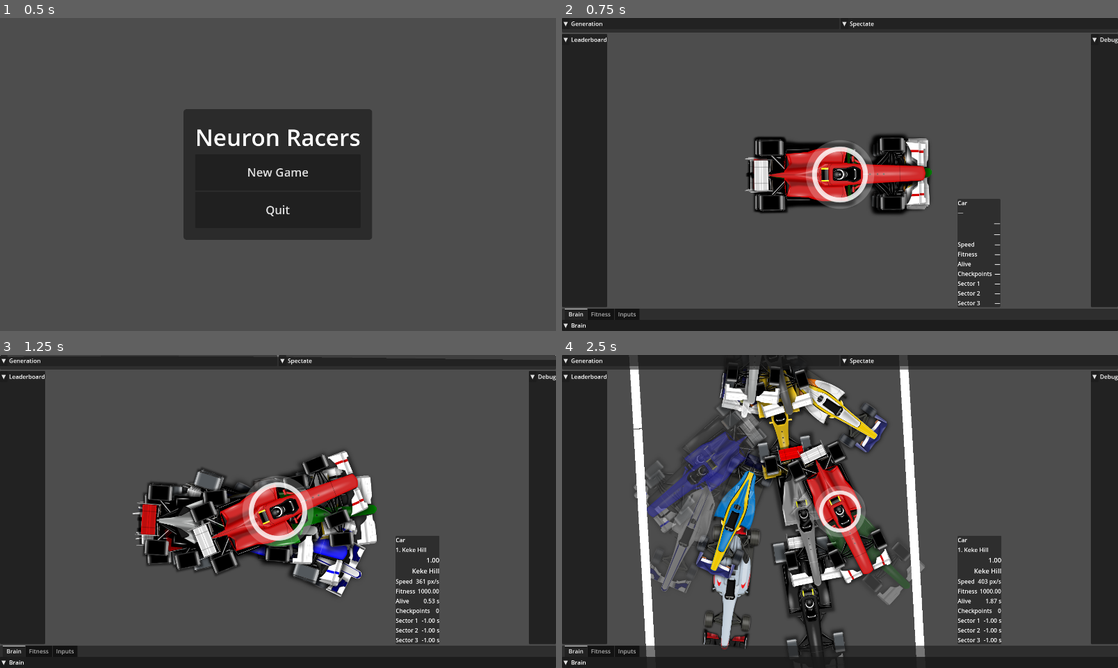
Above: before the commit, frames 1-4 (two rows, left to right).
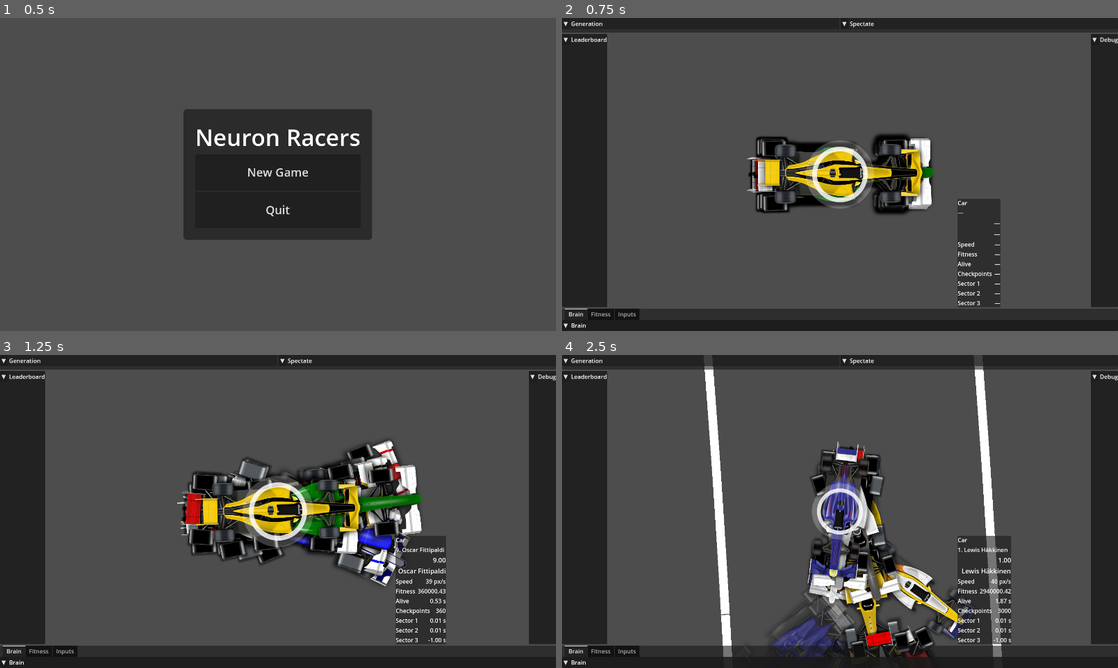
Above: after the commit, the same moments.

Repository: VitorMPCastro/NeuronRacers
Game: Godot game, scene res://scenes/ui/mainMenu.tscn
The game is run twice, just before and just after one commit, with the same random seed, the same clock (stepped at 60 frames per second) and the same inputs.
Inputs (mouse positions are in pixels of both pictures, inside the frame that each line leads up to):
- Up to frame 1 (0.5 s): no input
- Up to frame 2 (0.75 s): click "New Game" at 0.5 s
- Up to frame 3 (1.25 s): no input
- Up to frame 4 (2.5 s): tap Enter at 1.25 s; move the mouse to (962, 495) at 1.27 s; hold Up (ui_up) 1.28-2 s; hold Q 1.28-2 s; click (962, 495) at 1.42 s; drag from (728, 527) to (840, 511) at 2.02 s

Frame 1 is identical in both runs. In frame 2, 5.0% of the frame differs, in the area x 32-67%, y 37-63%; in frame 3, 16%; in frame 4, 29%, in the area x 12-81%, y 0-97%.
Error before the commit: Invalid call. Nonexistent function 'get_point_progress_walk' in base 'Nil'. (res://scripts/manager/raceProgressionManager.gd:237)

Commit message:
feat: Enhance race progression management with improved checkpoint handling and sector timing logic. Checkpoints are still bugged

Diff:
--- a/scripts/manager/raceProgressionManager.gd
+++ b/scripts/manager/raceProgressionManager.gd
@@ -10,6 +10,8 @@
 
 # Prebaked sector gates (bases in [0, track_length))
 var _sector_gates: Array = []  # [{ i:int (1-based), start: float, end: float }]
+var _lap_start_sector_index: int = -1      # NEW: sector whose start is the lap line
+const BASE_EPS := 1e-4
 
 @export var track_path: NodePath
 @export var track_data_path: NodePath
@@ -66,7 +68,7 @@
 	_dbg_print("exit_tree; singleton cleared")
 
 func _ready() -> void:
-	# keep your existing _bind_track_refs/_rebuild_cache as-is
+	_bind_track_refs()  # ensure bound before cache/rebuild
 	if track and track.has_signal("track_built") and not track.track_built.is_connected(_on_track_built):
 		track.track_built.connect(_on_track_built)
 	_rebuild_cache()
@@ -74,6 +76,12 @@
 
 func _physics_process(_dt: float) -> void:
 	_dbg_prints_left = debug_prints_per_frame
+	# Ensure refs are bound; bail early if not
+	if track_data == null or track == null:
+		_bind_track_refs()
+		if track_data == null or track == null:
+			_dbg_print("skipping tick: track/track_data not bound yet")
+			return
 	# Drain up to budget from _pending_latest
 	if _pending_latest.is_empty():
 		return
@@ -91,7 +99,6 @@
 			continue
 		var pos: Vector2 = rec.get("pos", Vector2.ZERO)
 		var t: float = float(rec.get("t", GameManager.global_time))
-		# Process a single car’s progress
 		_process_progress_for(car, pos, t)
 		processed += 1
 	if processed > 0:
@@ -108,6 +115,8 @@
 			track_data = (track as Node).find_child("TrackData", true, false) as TrackData
 		if track_data == null:
 			track_data = get_tree().get_first_node_in_group("track_data") as TrackData
+	if debug_sector_timing:
+		_dbg_print("bind refs: track=" + str(track) + " track_data=" + str(track_data))
 
 func _on_track_built() -> void:
 	_dbg_print("track_built signal")
@@ -118,12 +127,13 @@
 	_checkpoints_progress = PackedFloat32Array()
 	track_length = 0.0
 
-	if track_data == null:
+	if track_data == null or track == null:
+		_dbg_print("rebuild skipped: missing track/track_data")
 		return
 	if track_data.center_line == null or track_data.center_line.points.size() < 2:
 		return
 
-	# Ensure TrackData prepared its structures (use provided tools if available)
+	# Prepare TrackData
 	if track_data.has_method("calculate_track_length"):
 		track_data.calculate_track_length()
 	if track_data.has_method("divide_sectors"):
@@ -133,7 +143,7 @@
 
 	track_length = track_data.track_length
 
-	# Order checkpoint keys by numeric suffix: "Checkpoint_1".."Checkpoint_N"
+	# Order checkpoint keys by numeric suffix
 	var ordered: Array = track_data.checkpoints.keys()
 	ordered.sort_custom(func(a, b):
 		var ai := int(str(a).get_slice("_", 1))
@@ -146,51 +156,83 @@
 		var idx := int(track_data.checkpoints[k])
 		idx = clamp(idx, 0, track_data.center_line.points.size() - 1)
 		var p_local: Vector2 = track_data.center_line.points[idx]
-		# Convert to world-space position for UI and distance queries
-		var p_world := track_data.track.to_global(p_local) if track_data.track else p_local
+		# World-space for debug/distance queries: use Track node transform
+		var p_world := track.to_global(p_local)
 		checkpoints.append(p_world)
 
-		# Absolute progress (always use local)
+		var base := 0.0
 		if track_data.has_method("get_segment_length"):
-			prog.append(track_data.get_segment_length(0, idx)) # now O(1) via cumulative_length
-		elif track_data.has_method("get_point_progress"):
-			prog.append(track_data.get_point_progress(track_data.center_line.points[idx]))
+			base = track_data.get_segment_length(0, idx)
 		else:
-			prog.append(float(idx))  # fallback monotonic
-
+			base = float(idx)
+		prog.append(_norm_base(base))   # NORMALIZE HERE
 	_checkpoints_progress = prog
 	checkpoints_changed.emit()
 	_rebuild_sector_gates()
 	_dbg_print("cache rebuilt; track_length=" + str(track_length) + " sectors=" + str(_sector_gates.size()))
 
+	# NEW: re-sync every registered car's next CP after rebuilding track/checkpoints
+	for car in car_state.keys():
+		var st: Dictionary = car_state[car]
+		if st == null: continue
+		var cur_base := float(st.get("last_progress", 0.0))
+		var idx := _find_next_cp_index(cur_base)
+		st["index"] = idx
+		st["next_cp_idx"] = idx
+		var base := float(_checkpoints_progress[idx]) if _checkpoints_progress.size() > 0 else 0.0
+		var lap := int(st.get("lap", 0))
+		var abs_prog := lap * track_length + cur_base
+		st["next_cp_gate"] = _first_gate_after(abs_prog, base, _eff_margin_for_base(base))
+		car_state[car] = st
+
 func _rebuild_sector_gates() -> void:
 	_sector_gates.clear()
-	if track_data == null or track_data.center_line == null:
-		_dbg_print("no track_data/center_line; gates cleared")
-		return
-	var last_idx := -1
-	var last_pos := Vector2.ZERO
-	for i in range(0, checkpoints.size()):
-		var cp := checkpoints[i]
-		if i > 0:
-			var seg_length := last_pos.distance_to(cp)
-			if seg_length > 1.0:
-				var gate_count := int(floor(seg_length / 1.0))
-				var gate_step := seg_length / float(gate_count)
-				for g in range(1, gate_count):
-					var dist := gate_step * float(g)
-					var _p = last_pos.lerp(cp, dist / seg_length)
-					_sector_gates.append({ "i": last_idx + 1, "start": dist, "end": dist })
-		last_idx += 1
-		last_pos = cp
+	_lap_start_sector_index = -1
+	if track_data == null or track_length <= 0.0:
+		return
+	var bases := track_data.cumulative_length
+	if bases.is_empty():
+		return
+	var sec_dict := track_data.sectors
+	if sec_dict.is_empty():
+		return
+
+	var keys := sec_dict.keys()
+	keys.sort_custom(func(a, b):
+		var ai := int(str(a).get_slice("_", 1))
+		var bi := int(str(b).get_slice("_", 1))
+		return ai < bi
+	)
+
+	for key in keys:
+		var sec: Sector = sec_dict[key]
+		var s_idx := clampi(sec.start_index, 0, bases.size() - 1)
+		var e_idx := clampi(sec.end_index, 0, bases.size() - 1)
+		var s_base := _norm_base(float(bases[s_idx]))
+		var e_base := _norm_base(float(bases[e_idx]))
+		var i1 := int(str(key).get_slice("_", 1))
+		_sector_gates.append({ "i": i1, "start": s_base, "end": e_base })
+		if s_base <= BASE_EPS:
+			_lap_start_sector_index = i1
+
+	if _lap_start_sector_index == -1 and _sector_gates.size() > 0:
+		var best_i := -1
+		var best_s := INF
+		for g in _sector_gates:
+			var sb := float(g["start"])
+			if sb < best_s:
+				best_s = sb
+				best_i = int(g["i"])
+		_lap_start_sector_index = best_i
 
 	if debug_sector_timing and _sector_gates.size() > 0:
 		var s := []
 		for g in _sector_gates:
 			s.append("S" + str(g["i"]) + "(start=" + str("%.2f" % float(g["start"])) + ", end=" + str("%.2f" % float(g["end"])) + ")")
-		_dbg_print("sector gates: " + ", ".join(s))
+		_dbg_print("sector gates: " + ", ".join(s) + "; lap_start_sector_index=S" + str(_lap_start_sector_index))
 
 func register_car(car: Node) -> void:
+	# Initialize per-car state
 	car_state[car] = {
 		"index": 0,
 		"checkpoints": 0,
@@ -201,9 +243,31 @@
 		"seg_index": 0,
 		"samples": [],
 		"cp_history": [],
-		# NEW: per-sector pass cache: { i:int -> { "last_start_t": float, "last_end_t": float, "last_time": float } }
-		"sector_pass": {}
+		"sector_pass": {},
+		# Duplicate guards (kept for safety)
+		"last_awarded_idx": -1,
+		"last_awarded_gate_k": -1,
+		# NEW: deterministic next gate
+		"next_cp_idx": 0,
+		"next_cp_gate": 0.0
 	}
+
+	# Sync next checkpoint index and absolute gate to current position
+	if track != null and track_data != null and _checkpoints_progress.size() > 0 and car is Node2D:
+		var pos_local := track.to_local((car as Node2D).global_position)
+		var hint := 0
+		var cur_base := 0.0
+		if track_data.has_method("get_point_progress_walk"):
+			var res := track_data.get_point_progress_walk(pos_local, hint, 8)
+			cur_base = clamp(float(res["progress"]), 0.0, max(0.0, track_length))
+			car_state[car]["seg_index"] = int(res["index"])
+			car_state[car]["last_progress"] = cur_base
+		var idx := _find_next_cp_index(cur_base)
+		car_state[car]["index"] = idx
+		car_state[car]["next_cp_idx"] = idx
+		var base := float(_checkpoints_progress[idx])
+		var gate := _first_gate_after(0.0 + cur_base, base, _eff_margin_for_base(base))
+		car_state[car]["next_cp_gate"] = gate
 	_dbg_print("register_car: " + str(car))
 
 func unregister_car(car: Node) -> void:
@@ -221,79 +285,190 @@
 
 
 func _process_progress_for(car: Node, new_pos: Vector2, t: float) -> void:
-	var st = car_state[car]
-	var last := float(st["last_progress"])
-	var lap := int(st["lap"])
-
-	# Compute progress in Track local space
-	var query_pos := new_pos
-	if track_data and track_data.track:
-		query_pos = track_data.track.to_local(new_pos)
-
-	# Walk along from last known segment index (very few steps)
+	if track_data == null or track == null or track_length <= 0.0:
+		return
+	var st = car_state.get(car, null)
+	if st == null:
+		return
+
+	var last := float(st.get("last_progress", 0.0))
+	var lap := int(st.get("lap", 0))
+
+	# Project to track local and compute base progress (0..L)
+	var query_pos := track.to_local(new_pos)
 	var hint_seg := int(st.get("seg_index", 0))
-	if hint_seg == 0 and track_data and track_data.track_length > 0.0:
+	if hint_seg == 0 and track_data.track_length > 0.0:
 		hint_seg = track_data.index_from_progress_linear(last)
 	var result := track_data.get_point_progress_walk(query_pos, hint_seg, 8)
 	var cur = clamp(float(result["progress"]), 0.0, max(0.0, track_length))
 	st["seg_index"] = int(result["index"])
 
-	# Wrap and monotonic progress across laps
-	if track_length > 0.0 and cur < last and (last - cur) > WRAP_THRESHOLD * track_length:
-		lap += 1
-		lap_changed.emit(car, lap)
-	var mprog = lap * track_length + cur
-
-	# Get previous sample (if any)
-	var prev_p := -1.0
-	var prev_t := -1.0
+	# Build absolute, monotonically increasing progress across lap
 	var samples: Array = st.get("samples", [])
-	if samples.size() > 0:
-		prev_p = float(samples.back()["p"])
-		prev_t = float(samples.back()["t"])
-
-	# Append current sample first so buffers are consistent
-	samples.append({ "p": mprog, "t": t })
+	var prev_p := (samples.back()["p"] as float) if samples.size() > 0 else (lap * track_length + last)
+	var prev_t := (samples.back()["t"] as float) if samples.size() > 0 else t
+	var cur_abs = lap * track_length + cur
+	if cur < last:
+		cur_abs += track_length  # crossed the lap line this frame
+
+	# Sector crossings from prev_p -> cur_abs (monotonic)
+	if _sector_gates.size() > 0 and samples.size() > 0:
+		_update_sector_crossings(st, prev_p, prev_t, cur_abs, t)
+
+	# Deterministic awarding vs next_cp_gate
+	_award_until_gate(car, st, cur_abs, t)
+
+	# Append sample and finalize lap/base for storage
+	samples.append({ "p": cur_abs, "t": t })
 	if samples.size() > 64:
 		samples.pop_front()
 	st["samples"] = samples
-	_dbg_print("sample p=" + str("%.2f" % float(mprog)) + " t=" + str("%.2f" % t))
-
-
-	# Detect sector boundary crossings between previous and current sample, and cache sector times
-	if prev_p >= 0.0 and prev_t >= 0.0 and track_length > 0.0 and not _sector_gates.is_empty():
-		_update_sector_crossings(st, prev_p, prev_t, mprog, t)
-
-	# Checkpoint collection (unchanged)
-	var idx := int(st["index"])
-	var collected: Array = st["collected_ids"]
-	var count := _checkpoints_progress.size()
-	if count > 0:
-		while true:
-			var target_prog := lap * track_length + float(_checkpoints_progress[idx])
-			if target_prog < mprog - (track_length * 0.5):
-				target_prog += track_length
-			var target_with_margin = target_prog + max(0.0, award_progress_margin)
-			if mprog + EPS >= target_with_margin:
-				collected.append(idx)
-				st["checkpoints"] = int(st["checkpoints"]) + 1
-				st["time_collected"] = t
-				# NEW: log checkpoint history (bounded)
-				var hist: Array = st.get("cp_history", [])
-				hist.append({ "index": idx, "lap": lap, "t": t })
-				if hist.size() > 256:
-					hist.pop_front()
-				st["cp_history"] = hist
-				checkpoint_collected.emit(car, idx, lap, t)
-				idx = (idx + 1) % count
-				continue
-			break
-
-	# Store updated state
+
+	# Update canonical lap and base from absolute progress
+	var new_lap := int(floor(cur_abs / track_length))
+	var new_base = cur_abs - float(new_lap) * track_length
+
+	# Optional: stamp sector 1 start at lap change (helps S1 timing on exact lap line)
+	if new_lap > lap and _lap_start_sector_index != -1:
+		var pass_map: Dictionary = st.get("sector_pass", {})
+		if !pass_map.has(_lap_start_sector_index):
+			pass_map[_lap_start_sector_index] = { "last_start_t": -1.0, "last_end_t": -1.0, "last_time": -1.0 }
+		var rec: Dictionary = pass_map[_lap_start_sector_index]
+		rec["last_start_t"] = t
+		pass_map[_lap_start_sector_index] = rec
+		st["sector_pass"] = pass_map
+		lap_changed.emit(car, new_lap)
+
+	st["last_progress"] = new_base
+	st["lap"] = new_lap
+	car_state[car] = st
+
+# --- helpers ---
+func _find_next_cp_index(cur_base: float) -> int:
+	# Binary search first checkpoint strictly ahead of current base (plus margin)
+	var n := _checkpoints_progress.size()
+	if n == 0:
+		return 0
+	var target = cur_base + max(0.0, award_progress_margin)
+	var lo := 0
+	var hi := n
+	while lo < hi:
+		var mid := (lo + hi) >> 1
+		if _checkpoints_progress[mid] <= target:
+			lo = mid + 1
+		else:
+			hi = mid
+	return lo % n
+
+func _eff_margin_for_base(base: float) -> float:
+	# Do not push lap-line CP past wrap with margin
+	return 0.0 if (track_length - base) <= (award_progress_margin + BASE_EPS) else award_progress_margin
+
+func _first_gate_after(abs_prog: float, base: float, margin: float) -> float:
+	# gate = base + k*L, gate >= abs_prog + margin
+	var target = abs_prog + max(0.0, margin)
+	var k := int(ceil((target - base) / track_length))
+	if k < 0: k = 0
+	return base + float(k) * track_length
+
+func _award_until_gate(car: Node, st: Dictionary, abs_prog: float, t: float) -> void:
+	var n := _checkpoints_progress.size()
+	if n == 0:
+		return
+	var idx := int(st.get("next_cp_idx", st.get("index", 0)))
+	idx = wrapi(idx, 0, n)
+	var gate := float(st.get("next_cp_gate", 0.0))
+
+	var safety := 0
+	while safety < n:
+		var base := float(_checkpoints_progress[idx])
+		var eff_margin = _eff_margin_for_base(base)
+		# Award if we passed the gate (respecting margin for this CP)
+		if abs_prog + eff_margin + EPS >= gate:
+			# Emit and record
+			var lap_at_gate := int(floor(gate / track_length))
+			var hist: Array = st.get("cp_history", [])
+			hist.append({ "index": idx, "lap": lap_at_gate, "t": t })
+			if hist.size() > 256: hist.pop_front()
+			st["cp_history"] = hist
+			st["checkpoints"] = int(st.get("checkpoints", 0)) + 1
+			st["time_collected"] = t
+			checkpoint_collected.emit(car, idx, lap_at_gate, t)
+
+			# Prepare next CP absolute gate strictly after current gate
+			var prev_gate := gate
+			idx = (idx + 1) % n
+			var next_base := float(_checkpoints_progress[idx])
+			var k_next := int(floor((prev_gate - next_base) / track_length)) + 1
+			gate = next_base + float(k_next) * track_length
+
+			safety += 1
+			continue
+		break
+
+	# Store next gate and next index (and keep 'index' in sync for UI)
+	st["next_cp_idx"] = idx
+	st["next_cp_gate"] = gate
 	st["index"] = idx
-	st["last_progress"] = cur
-	st["lap"] = lap
-	car_state[car] = st
+
+# Award next checkpoints whose gates fall within [p0, p1]
+func _award_checkpoints_between(car: Node, st: Dictionary, p0: float, p1: float, t: float) -> void:
+	if p1 <= p0:
+		return
+	var n := _checkpoints_progress.size()
+	if n == 0:
+		return
+
+	var idx := int(st.get("index", 0))
+	if idx < 0 or idx >= n:
+		idx = _find_next_cp_index(float(st.get("last_progress", 0.0)))
+
+	var last_aw_idx := int(st.get("last_awarded_idx", -1))
+	var last_aw_k := int(st.get("last_awarded_gate_k", -1))
+
+	var safety := 0
+	while safety < n:
+		var base := float(_checkpoints_progress[idx])  # in [0, L)
+		# first occurrence of this CP gate strictly after p0
+		var k := int(floor((p0 - base) / track_length)) + 1
+		var gate := base + float(k) * track_length
+
+		# Do not push the lap-line CP past wrap with margin
+		var eff_margin := award_progress_margin
+		if (track_length - base) <= (award_progress_margin + BASE_EPS):
+			eff_margin = 0.0
+
+		# If we already awarded this exact CP at this absolute gate, skip (idempotent)
+		if idx == last_aw_idx and k == last_aw_k:
+			idx = (idx + 1) % n
+			safety += 1
+			continue
+
+		if gate <= p1 + eff_margin + EPS:
+			# award (idempotent by (idx,k) pair)
+			var hist: Array = st.get("cp_history", [])
+			var lap_at_gate := int(floor(gate / track_length))
+			hist.append({ "index": idx, "lap": lap_at_gate, "t": t })
+			if hist.size() > 256:
+				hist.pop_front()
+			st["cp_history"] = hist
+			st["checkpoints"] = int(st.get("checkpoints", 0)) + 1
+			st["time_collected"] = t
+
+			# FIX: emit the car node, not the state dictionary
+			checkpoint_collected.emit(car, idx, lap_at_gate, t)
+
+			# Update duplicate guard and advance
+			last_aw_idx = idx
+			last_aw_k = k
+			idx = (idx + 1) % n
+			safety += 1
+			continue
+		break
+
+	st["index"] = idx
+	st["last_awarded_idx"] = last_aw_idx
+	st["last_awarded_gate_k"] = last_aw_k
 
 func get_next_checkpoint_position(car: Node) -> Vector2:
 	if not _can_progress() or not car_state.has(car):
@@ -470,3 +645,15 @@
 		return -1.0
 	var u := (gate - p0) / (p1 - p0)
 	return t0 + u * (t1 - t0)
+
+func _norm_base(v: float) -> float:
+	if track_length <= 0.0:
+		return v
+	if v >= track_length:
+		return max(0.0, track_length - BASE_EPS)
+	if v < 0.0:
+		return 0.0
+	return v
+
+func get_checkpoints_progress() -> PackedFloat32Array:
+	return _checkpoints_progress
--- a/scripts/race/debug/checkpointsDebug.gd
+++ b/scripts/race/debug/checkpointsDebug.gd
@@ -50,7 +50,9 @@
 	if cps.is_empty():
 		return
 
-	var prog = _rpm.get_checkpoints_progress()
+	var prog := PackedFloat32Array()
+	if _rpm.has_method("get_checkpoints_progress"):
+		prog = _rpm.get_checkpoints_progress()
 	var n := cps.size()
 
 	# Lines in visiting order
--- a/scripts/race/trackData.gd
+++ b/scripts/race/trackData.gd
@@ -203,12 +203,50 @@
 func generate_checkpoints() -> Dictionary[String, int]:
 	if center_line == null or center_line.points.size() < 2 or track.track_checkpoints <= 0:
 		return {}
-
-	var points_per_checkpoint = center_line.points.size() / track.track_checkpoints
-
-	for i in range(track.track_checkpoints):
-		var index = int(i * points_per_checkpoint) % center_line.points.size()
-		var checkpoint_name = "Checkpoint_%d" % (i + 1)
-		checkpoints[checkpoint_name] = index
+	checkpoints.clear()
+
+	var n := center_line.points.size()
+	var k = max(1, track.track_checkpoints)
+	var step := float(n) / float(k)
+
+	# Offset by half-step so no CP sits exactly at index 0 (lap line)
+	var start_offset := step * 0.5
+
+	# Initial picks
+	var picked: Array[int] = []
+	for i in range(k):
+		var idx := int(round(start_offset + i * step)) % n
+		picked.append(idx)
+
+	# Dedupe and enforce minimal spacing in index space for closed ring
+	picked.sort()
+	var unique: Array[int] = []
+	var min_idx_gap := int(max(1, floor(step * 0.35)))  # ≈ 35% of ideal spacing
+	for idx in picked:
+		if unique.is_empty():
+			unique.append(idx)
+			continue
+		var prev = unique.back()
+		if abs(idx - prev) < min_idx_gap:
+			# Too close: push it forward by the remaining gap
+			idx = (prev + min_idx_gap) % n
+		if unique.size() > 1 and idx == unique.back():
+			continue
+		unique.append(idx)
+
+	# Edge-case: last near first over wrap
+	if unique.size() >= 2:
+		var first := unique[0]
+		var last = unique.back()
+		var wrap_gap = (n - last) + first
+		if wrap_gap < min_idx_gap:
+			# Push 'first' forward to keep spacing across the lap line
+			unique[0] = (last + min_idx_gap) % n
+			unique.sort()
+
+	# Build dictionary names in visiting order (1-based)
+	for i in range(unique.size()):
+		var check_name := "Checkpoint_%d" % (i + 1)
+		checkpoints[check_name] = unique[i]
 
 	return checkpoints
--- a/scripts/telemetry/dataBroker.gd
+++ b/scripts/telemetry/dataBroker.gd
@@ -1,6 +1,7 @@
 extends Node
 class_name DataBroker
 
+# Cache: path -> tokens
 var _path_cache: Dictionary = {}
 
 func _ready() -> void:
@@ -17,12 +18,13 @@
 	if provider == null or path.is_empty():
 		return null
 
-	# Fast paths
+	# Fast paths (no reflection)
 	if provider is Car:
 		match path:
 			"car_data.fitness": return (provider as Car).fitness
 			"car_data.time_alive": return (provider as Car).time_alive
 			"total_checkpoints": return RaceProgressionManager.get_checkpoint_count_static(provider)
+			"distance_to_next_checkpoint": return RaceProgressionManager.get_distance_to_next_checkpoint_static(provider)
 			"get_sector_time(1)": return (provider as Car).get_sector_time(1)
 			"get_sector_time(2)": return (provider as Car).get_sector_time(2)
 			"get_sector_time(3)": return (provider as Car).get_sector_time(3)
@@ -34,6 +36,7 @@
 				return p.get_full_name() if p and p.has_method("get_full_name") else ""
 			_: pass
 
+	# Dynamic path: obj.prop or obj.method(args) chaining
 	var tokens: Array = _compile_path(path)
 	var cur: Variant = provider
 	for t in tokens:
@@ -55,7 +58,7 @@
 			if typeof(cur) == TYPE_OBJECT:
 				var obj := cur as Object
 				if obj.has_method(tok.token_name):
-					cur = obj.call(tok.token_name)
+					cur = obj.call(tok.token_name)  # zero-arg getter
 				else:
 					cur = obj.get(tok.token_name)
 			elif typeof(cur) == TYPE_DICTIONARY:
@@ -68,6 +71,11 @@
 			else:
 				return null
 	return cur
+
+class Token:
+	var token_name: String = ""
+	var is_call: bool = false
+	var args: Array = []
 
 func _compile_path(path: String) -> Array:
 	var cached = _path_cache.get(path)
@@ -108,8 +116,3 @@
 				a = a.substr(1, a.length() - 2)
 			args.append(a)
 	return args
-
-class Token:
-	var token_name: String = ""
-	var is_call: bool = false
-	var args: Array = []
